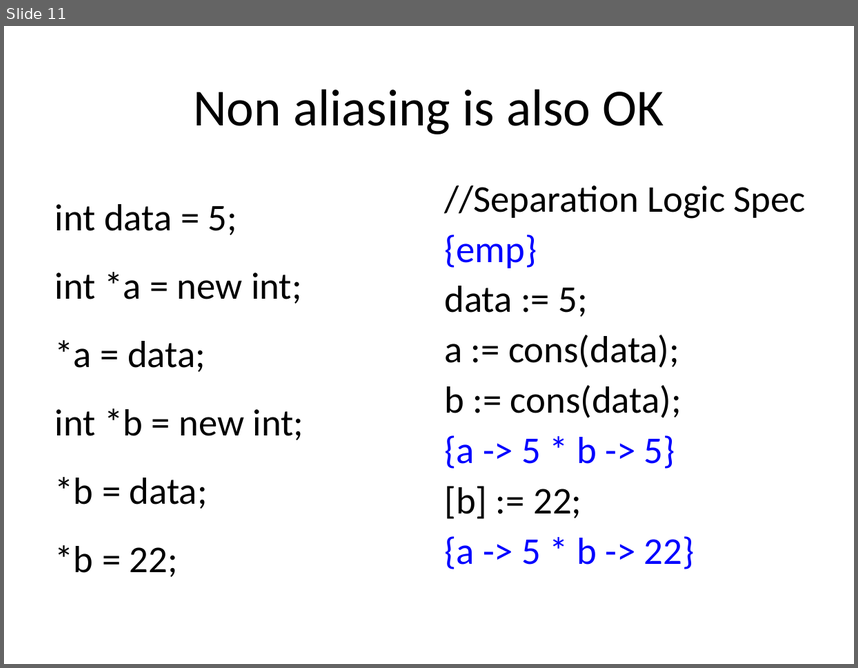
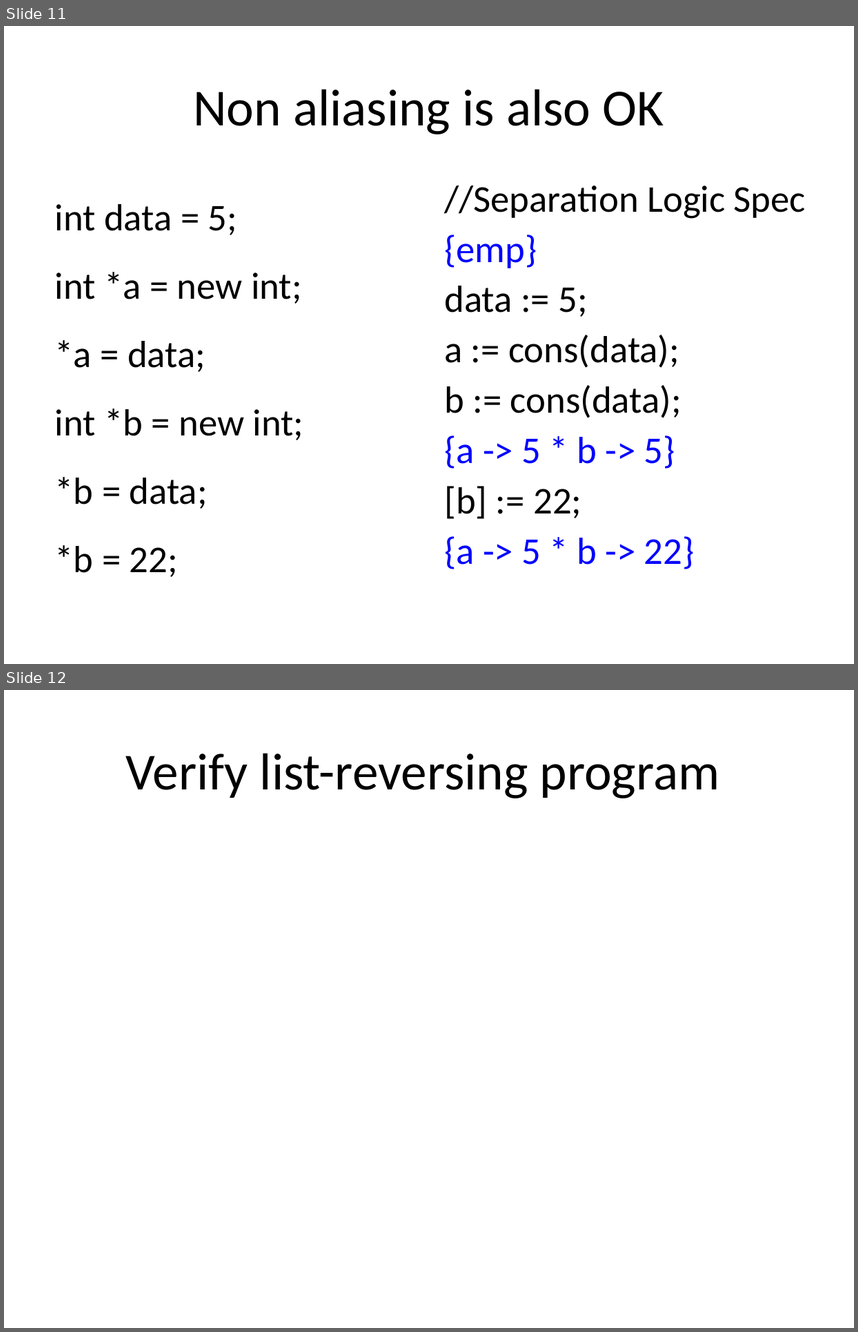
Before and after one commit to xiaohe27/Papers4Courses, a slide deck: FM/presentations/Overview of Separation Logic.ppt. Shown one above the other, each under a label of ours: slide 11 before the commit, slides 11 and 12 after it. The pictures are 858x668 and 858x1332 pixels, drawn with LibreOffice and Linux fonts; fonts in the diff are those of the drawing. Boxes give left, top, right and bottom in pixels: in the first picture for what was removed or moved away, otherwise in the second. Text is boxed around its words. In the diff, an @@ line names an element or a change of style, - is before the commit and + after.

```diff
--- a/FM/presentations/Overview of Separation Logic.ppt
+++ b/FM/presentations/Overview of Separation Logic.ppt
@@ slide 12 added at (4,690,854,1328), background #FFFFFF @@
@@ title added at (126,753,720,798), 44 pt, text #000000 @@
+Verify list-reversing program
```
Also in this commit, not shown: 2 other slides added.
